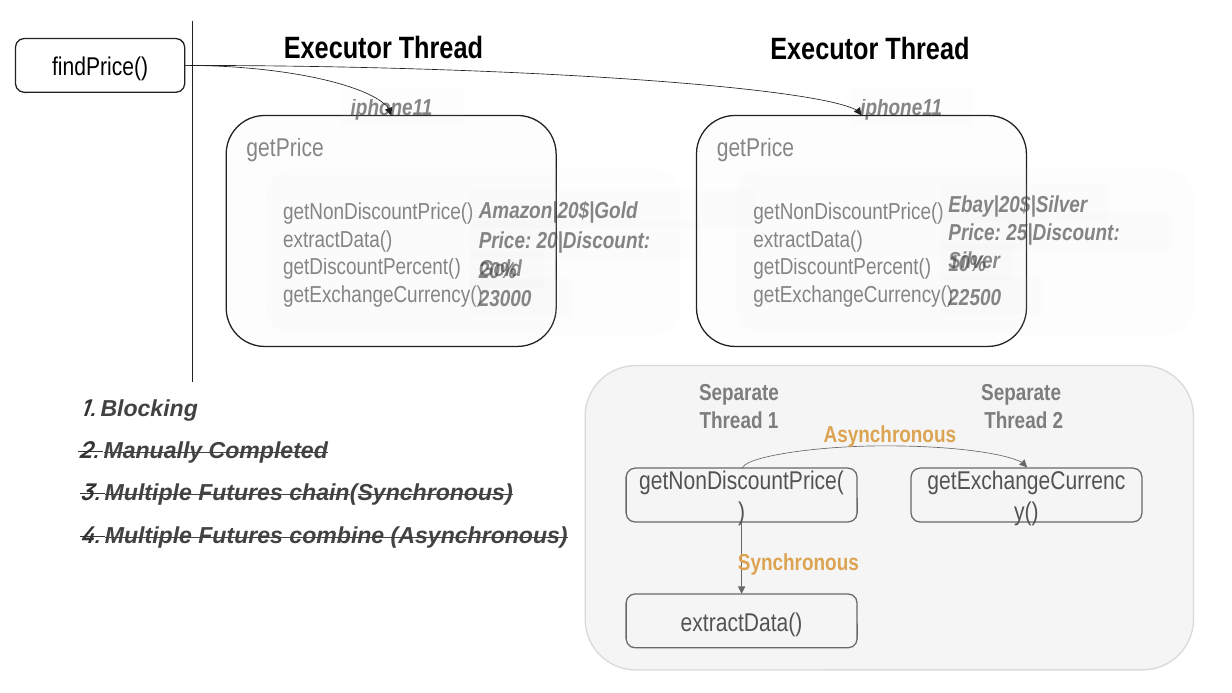
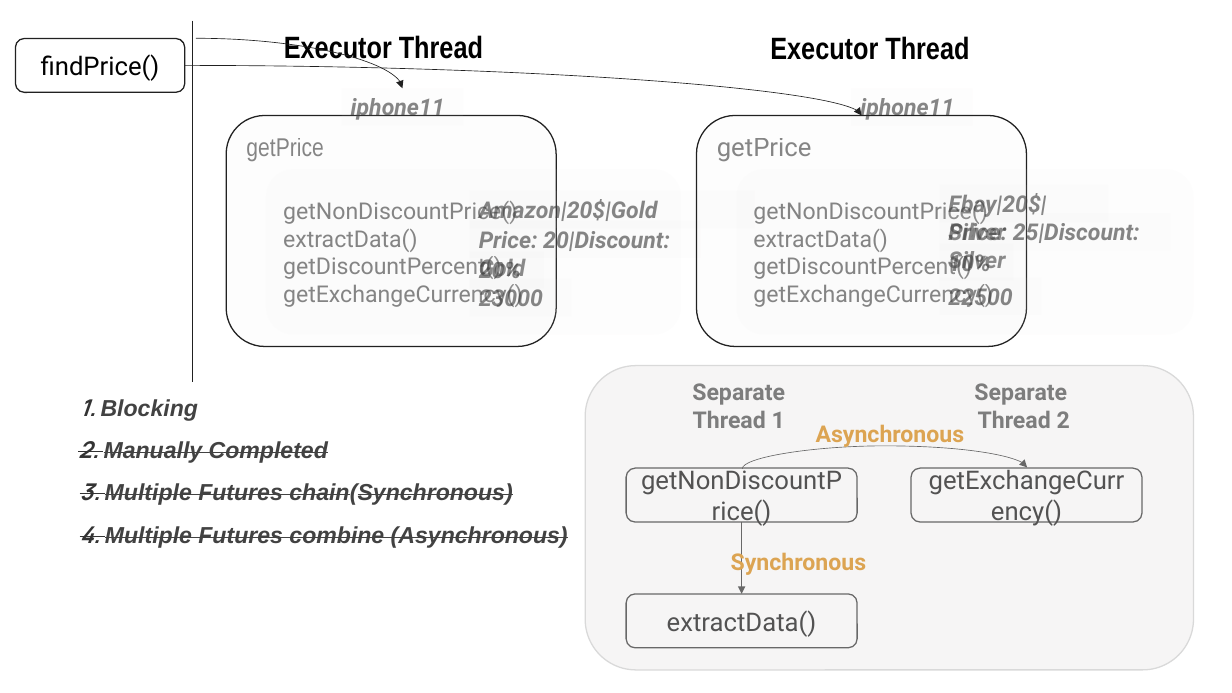
Before and after one commit to DevDay2019-AxonActive/DevDay2019---Advanced-Java, a slide deck: slide 13 of presentations/java_future.pptx. Drawn at 1232x693 pixels with LibreOffice and Linux fonts; fonts in the diff are those of the drawing; background and template pictures are left out. Boxes give left, top, right and bottom in pixels: in the first picture for what was removed or moved away, otherwise in the second. Text is boxed around its words. In the diff, an @@ line names an element or a change of style, - is before the commit and + after.

```diff
--- a/presentations/java_future.pptx
+++ b/presentations/java_future.pptx
@@ curved arrow moved from (185, 66) - (391, 116) to (196, 38) - (402, 89) @@
@@ font Arial Narrow to Roboto in 21 elements at [16, 39, 185, 92], [351, 98, 445, 120], [860, 98, 954, 120], [283, 201, 522, 307], [479, 197, 658, 223], [470, 221, 701, 258], [470, 251, 543, 288], [479, 285, 543, 307], [697, 116, 1027, 347], [753, 198, 992, 307], [948, 191, 1046, 240], [948, 220, 1140, 273], [948, 284, 1012, 307], [627, 469, 858, 522], [627, 594, 858, 648], [911, 469, 1142, 522], [692, 383, 785, 428], [974, 383, 1070, 428], [816, 424, 965, 447], [731, 550, 867, 576], [940, 243, 1014, 280] @@
@@ rectangle "10%": place and size @@
-rectangle "10%" at [948, 252, 986, 276]
+rectangle "10%" at [940, 243, 1014, 280]
```
Also in this commit, not shown: 17 other slides changed.
